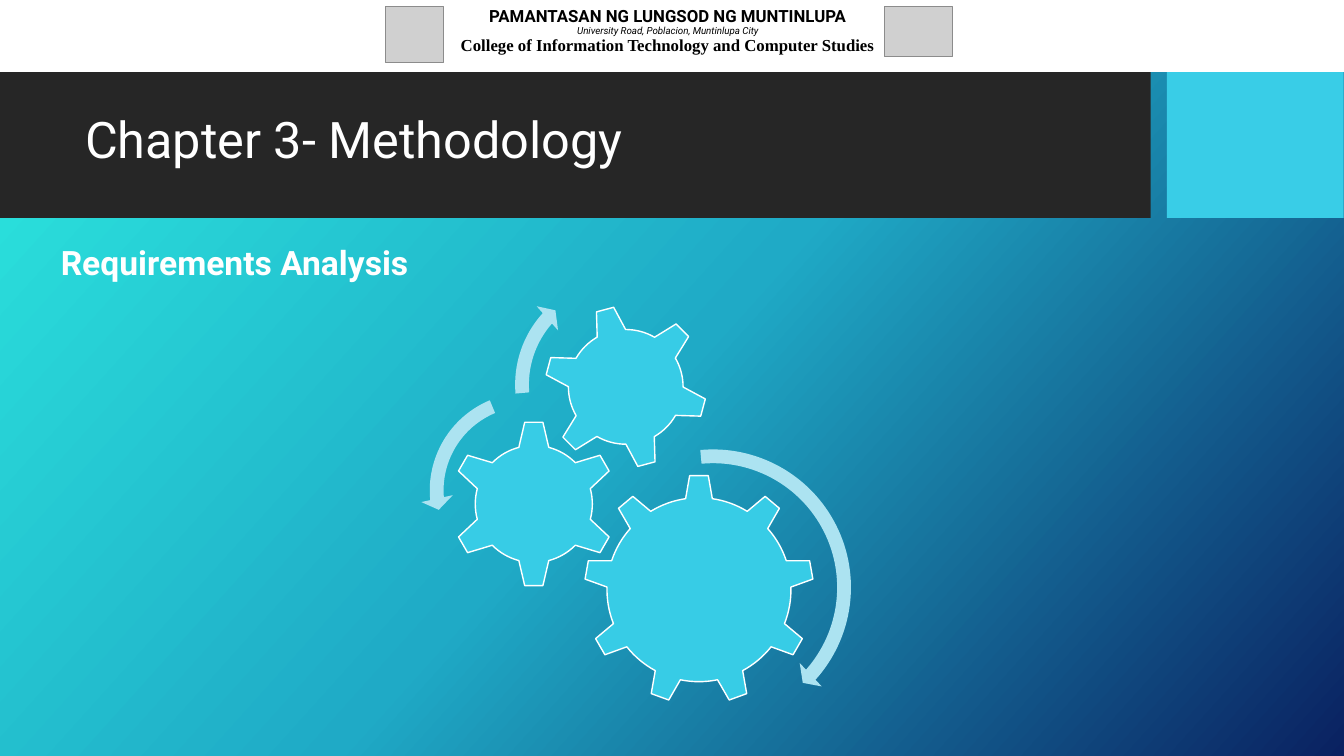
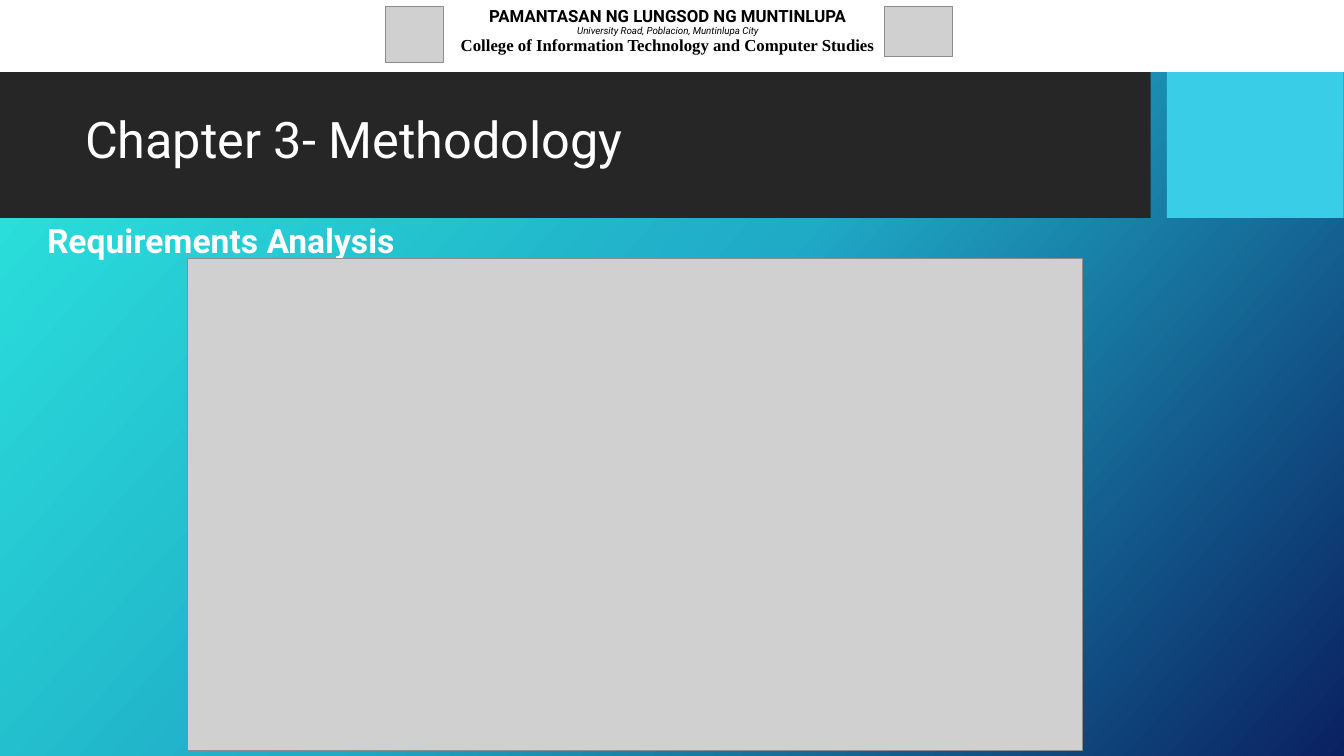
Before and after one commit to JcFaderanga/capstoneRepo, a slide deck: slide 10 of Proposal Defense - Presentation Slide Format.pptx (slide 8 before the commit). Drawn at 1344x756 pixels with LibreOffice and Linux fonts; fonts in the diff are those of the drawing; grey boxes stand for pictures; background and template pictures are left out. Boxes give left, top, right and bottom in pixels: in the first picture for what was removed or moved away, otherwise in the second. Text is boxed around its words. In the diff, an @@ line names an element or a change of style, - is before the commit and + after.

```diff
--- a/Proposal Defense - Presentation Slide Format.pptx
+++ b/Proposal Defense - Presentation Slide Format.pptx
@@ text "Requirements Analysis" moved from (x1=61, y1=249, x2=408, y2=282) to (x1=47, y1=227, x2=395, y2=261) @@
@@ picture added at (x1=188, y1=259, x2=1082, y2=751) @@
@@ group removed at (x1=420, y1=269, x2=860, y2=735): 6 freeform shapes @@
```
Also in this commit, not shown: 9 other slides changed, 3 slides added, 3 other files.
